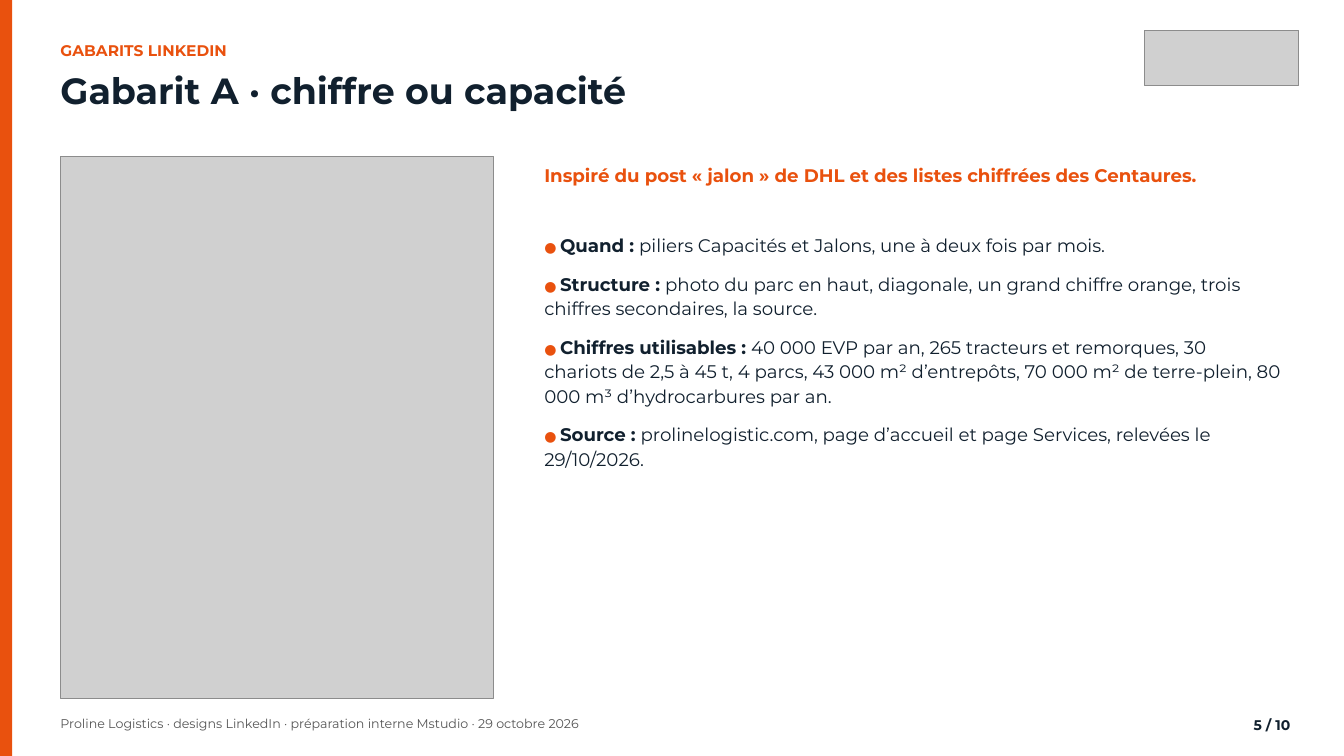
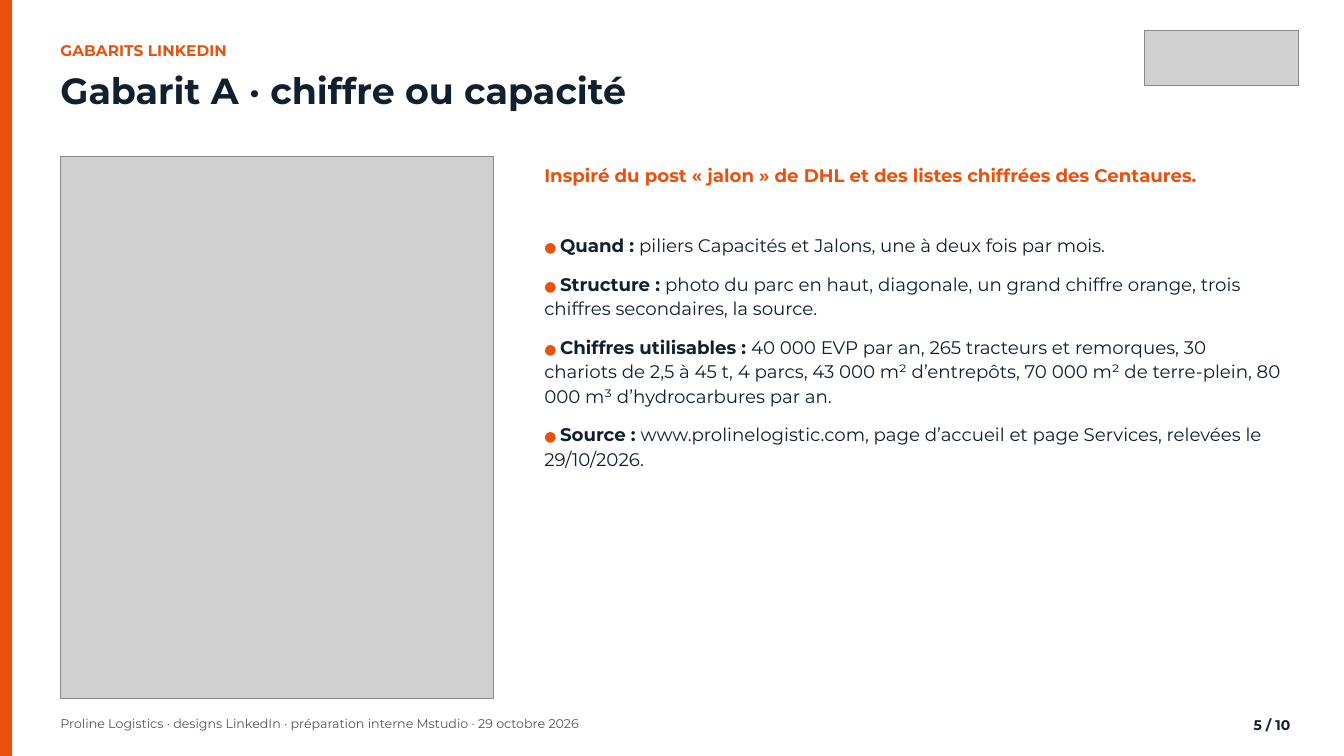
Before and after one commit to leslita06/fatima-unifood-fictif, a slide deck: slide 5 of tmp-tj/deck.pptx. Drawn at 1344x756 pixels with LibreOffice and Linux fonts; fonts in the diff are those of the drawing; grey boxes stand for pictures. Boxes give left, top, right and bottom in pixels: in the first picture for what was removed or moved away, otherwise in the second. Text is boxed around its words. In the diff, an @@ line names an element or a change of style, - is before the commit and + after.

```diff
--- a/tmp-tj/deck.pptx
+++ b/tmp-tj/deck.pptx
@@ text at (544, 427, 1262, 468): text changed @@
-● Source : prolinelogistic.com, page d’accueil et page Services, relevées le 29/10/2026.
+● Source : www.prolinelogistic.com, page d’accueil et page Services, relevées le 29/10/2026.
```
Also in this commit, not shown: 1 other slide changed.
